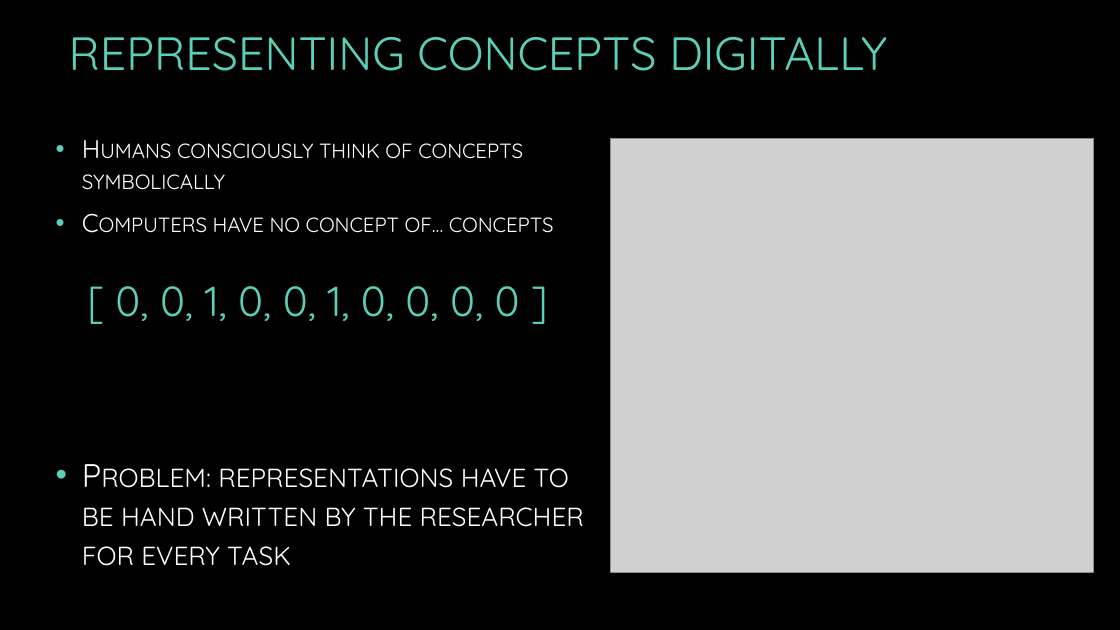
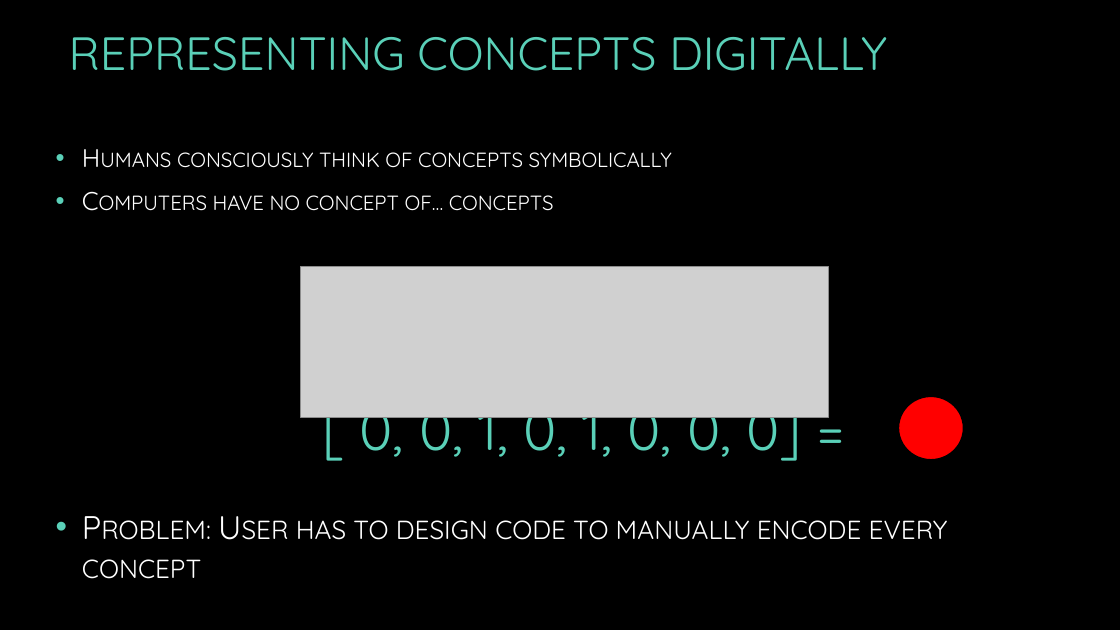
Before and after one commit to G-Dubois/Holographic-Reduced-Representations-for-Working-Memory-Concept-Encoding, a slide deck: slide 4 of HRRfWMCE.pptx. Drawn at 1120x630 pixels with LibreOffice and Linux fonts; fonts in the diff are those of the drawing; grey boxes stand for pictures; background and template pictures are left out. Boxes give left, top, right and bottom in pixels: in the first picture for what was removed or moved away, otherwise in the second. Text is boxed around its words. In the diff, an @@ line names an element or a change of style, - is before the commit and + after.

Commit message:
Updated ppt

```diff
--- a/HRRfWMCE.pptx
+++ b/HRRfWMCE.pptx
@@ text "Humans consciously think of concepts ..." rewrapped from box(82, 143, 554, 233) to box(177, 152, 672, 211) @@
@@ picture removed at box(611, 139, 1094, 573) @@
@@ picture added at box(301, 266, 828, 418) @@
@@ text at box(360, 392, 803, 461): text changed; size 36 to 48 pt @@
-[ 0, 0, 1, 0, 0, 1, 0, 0, 0, 0 ]
+[ 0, 0, 1, 0, 1, 0, 0, 0] =
@@ ellipse added at box(898, 397, 964, 460), fill #FF0000, outline #000000 1.5 pt @@
@@ text at box(82, 520, 948, 579): text changed @@
-• Problem: representations have to be hand written by the researcher for every task
+• Problem: User has to design code to manually encode every concept
```
Also in this commit, not shown: 2 other slides changed.
